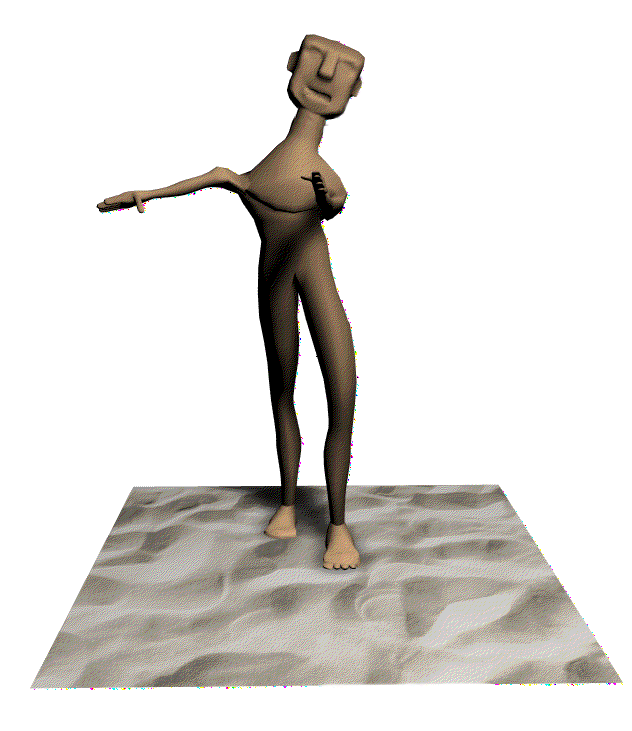
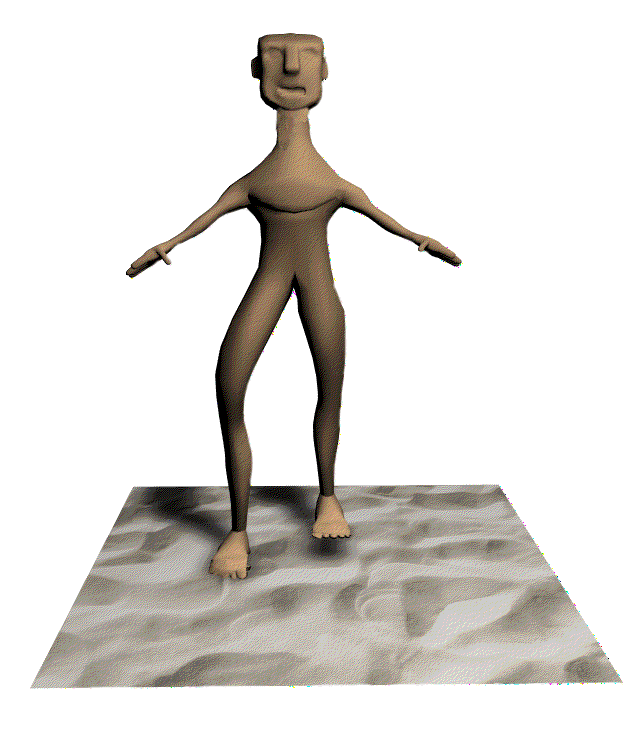
Layer changes from the first 632×731 image to the second:
hid "Layer 7", painted on it over [31, 33, 623, 690]
showed "Layer 4", painted on it over [31, 33, 623, 690]
